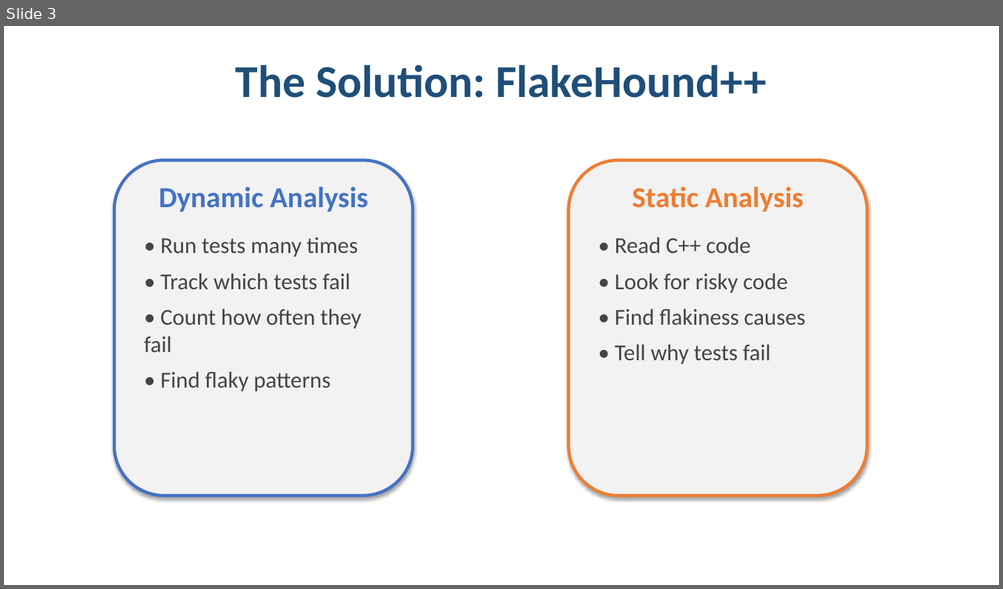
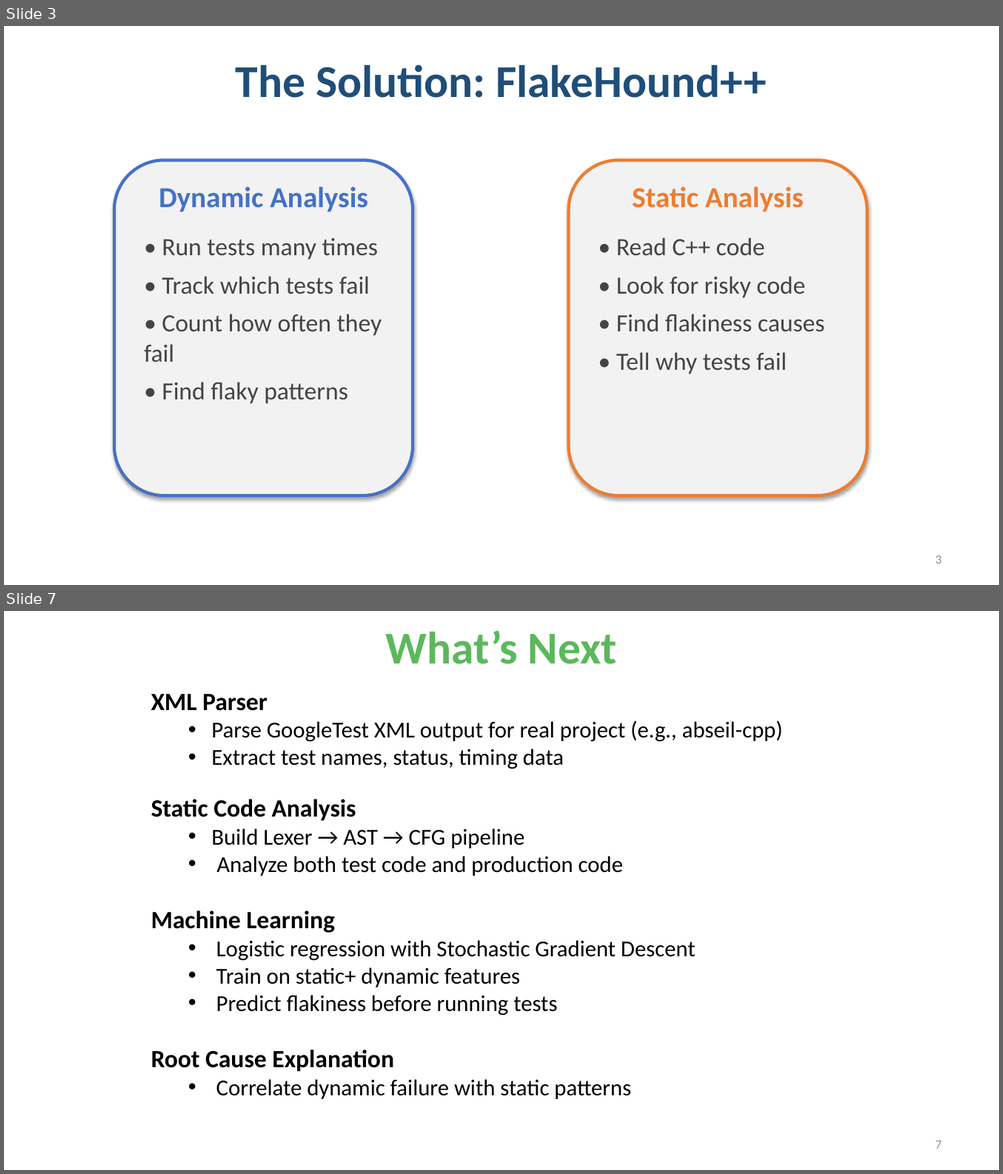
Before and after one commit to UniqueSwagger/FlakeHound-, a slide deck: FlakeHound_Presentation_Final.pptx. Shown one above the other, each under a label of ours: slide 3 before the commit, slides 3 and 7 after it; the slides between them are not shown. The pictures are 1003x589 and 1003x1174 pixels, drawn with LibreOffice and Linux fonts; fonts in the diff are those of the drawing. Boxes give left, top, right and bottom in pixels: in the first picture for what was removed or moved away, otherwise in the second. Text is boxed around its words. In the diff, an @@ line names an element or a change of style, - is before the commit and + after.

Commit message:
added xml parser

```diff
--- a/FlakeHound_Presentation_Final.pptx
+++ b/FlakeHound_Presentation_Final.pptx
@@ slide 7 added at bbox=[4, 611, 999, 1170], background #FFFFFF @@
@@ text added at bbox=[385, 630, 617, 664], 44 pt, text #5CB85C, bold @@
+What’s Next
@@ text added at bbox=[151, 694, 782, 1099], 22 pt, text #000000 @@
+XML Parser
+  • Parse GoogleTest XML output for real project (e.g., abseil-cpp)
+  • Extract test names, status, timing data
+Static Code Analysis
+  • Build Lexer → AST → CFG pipeline
+  • Analyze both test code and production code
+Machine Learning
+  • Logistic regression with Stochastic Gradient Descent
+  • Train on static+ dynamic features
+  • Predict flakiness before running tests
+Root Cause Explanation
+  • Correlate dynamic failure with static patterns
@@ page number added at bbox=[935, 1141, 941, 1149], 12 pt, text #8C8C8C @@
+7
@@ slide 3 changed as well @@
@@ text "• Run tests many times" at bbox=[144, 238, 382, 404]: size 22 to 24 pt @@
@@ text "• Read C++ code" at bbox=[616, 238, 825, 375]: size 22 to 24 pt @@
@@ page number added at bbox=[935, 556, 941, 564], 12 pt, text #8C8C8C @@
+3
```
Also in this commit, not shown: 6 other slides changed, 2 other slides added, 6 slides removed, 8 other files.
